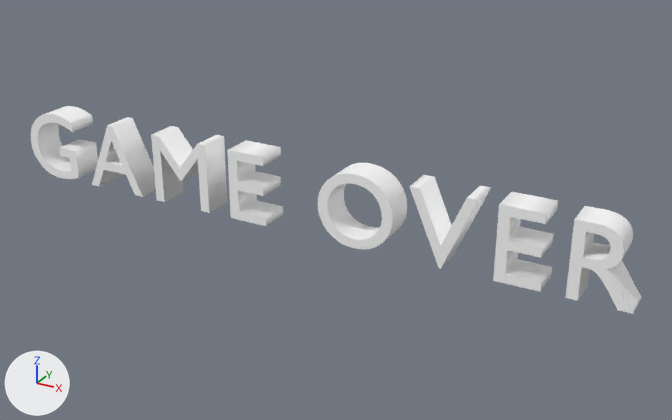
One commit to the OBJ model Resources/Models/gameover/gameover.obj: the scene before it, then after it.
Rendered twice from a 50 mm camera at (3.99, -6.71, 3.26) aimed at (0.25, 0.1, -0.15). Every picture has the same lights, and +X, +Y and +Z are marked at lower left. Where no turn or scale is listed for an object, it has been applied to the vertices. Vertices at the same position are counted once.

The scene before the commit, as lines of its bpy script (objects in view):
```python
me_テキスト = bpy.data.meshes.new('テキスト')
me_テキスト.from_pydata(...)  # 698 vertices, 1376 faces; spans x -3.26..2.98, y -0.15..0.15, z -0.35..0.35
me_テキスト.materials.append(mat_マテリアル)  # picture img_gameover_png
ob_テキスト = bpy.data.objects.new('テキスト', me_テキスト)
ob_テキスト.location = (0.0, 0.0, 0.0)
```
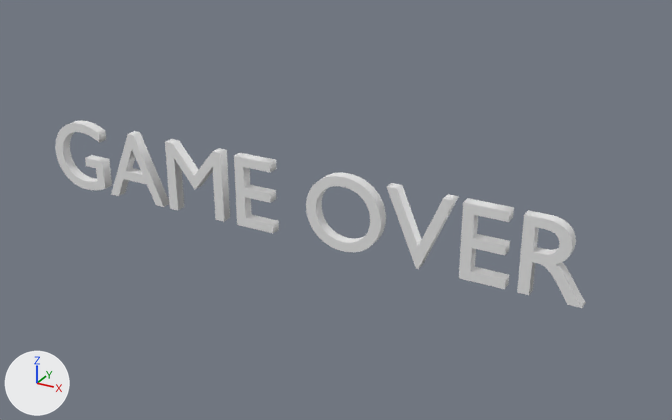
The change, as a diff of the scene's bpy script:
```diff
--- a/Resources/Models/gameover/gameover.obj.py
+++ b/Resources/Models/gameover/gameover.obj.py
@@ mat_none @@
+mat_none = principled_material('None')
+mat_none.base_color = (0.8, 0.8, 0.8)  # white #e7e7e7
+mat_none.roughness = 1.0
@@ me_テキスト @@
 me_テキスト.from_pydata(...)  # 698 vertices, 1376 faces; spans x -3.26..2.98, y -0.15..0.15, z -0.35..0.35
 # used by ob_テキスト; location = (0.0, 0.0, 0.0)
-me_テキスト.materials.append(mat_マテリアル)  # picture img_gameover_png
+# me_テキスト part 1: the loose piece of 188 vertices spanning x 2.46..2.98, y -0.15..0.15, z -0.35..0.34 is scaled about its middle by (1, 0.333, 1), then moved by (-0.37, -0.19, -0.01)
+# me_テキスト part 2: the loose piece of 24 vertices spanning x 1.86..2.25, y -0.15..0.15, z -0.35..0.34 is scaled about its middle by (1, 0.333, 1), then moved by (-0.27, -0.19, -0.01)
+# me_テキスト part 3: the loose piece of 14 vertices spanning x 1.08..1.68, y -0.15..0.15, z -0.35..0.34 is scaled about its middle by (1, 0.333, 1), then moved by (-0.17, -0.19, -0.01)
+# me_テキスト part 4: the loose piece of 192 vertices spanning x 0.2..0.93, y -0.15..0.15, z -0.35..0.35 is scaled about its middle by (1, 0.333, 1), then moved by (-0.07, -0.19, -0.01)
+# me_テキスト part 5: the loose piece of 24 vertices spanning x -0.75..-0.35, y -0.15..0.15, z -0.35..0.34 is scaled about its middle by (1, 0.333, 1), then moved by (0.13, -0.19, -0.01)
+# me_テキスト part 6: the loose piece of 30 vertices spanning x -1.63..-1.0, y -0.15..0.15, z -0.35..0.34 is scaled about its middle by (1, 0.333, 1), then moved by (0.23, -0.19, -0.01)
+# me_テキスト part 7: the loose piece of 22 vertices spanning x -2.47..-1.81, y -0.15..0.15, z -0.35..0.34 is scaled about its middle by (1, 0.333, 1), then moved by (0.33, -0.19, -0.01)
+# me_テキスト part 8: the loose piece of 204 vertices spanning x -3.26..-2.64, y -0.15..0.15, z -0.35..0.35 is scaled about its middle by (1, 0.333, 1), then moved by (0.43, -0.19, -0.01)
+me_テキスト.materials.append(mat_none)  # white #e7e7e7
```

Location of each change, (x1, y1, x2, y2) in pixels of the pictures (672 x 420 px; the box of a moved part takes in the faces that stretch with it):
'テキスト', recoloured, reshaped (13% narrower, 10% shorter): before (31, 106, 642, 314); after (55, 120, 586, 308)
part 1 of me_テキスト, moved or reshaped: before (566, 206, 642, 314); after (517, 210, 586, 308)
part 2 of me_テキスト, moved or reshaped: before (493, 192, 558, 292); after (459, 198, 514, 289)
part 3 of me_テキスト, moved or reshaped: before (409, 175, 491, 269); after (387, 183, 459, 269)
part 4 of me_テキスト, moved or reshaped: before (318, 163, 407, 249); after (306, 172, 386, 252)
part 5 of me_テキスト, moved or reshaped: before (227, 140, 283, 226); after (234, 153, 279, 233)
part 6 of me_テキスト, moved or reshaped: before (151, 126, 227, 213); after (165, 139, 230, 222)
part 7 of me_テキスト, moved or reshaped: before (92, 117, 156, 197); after (111, 131, 170, 207)
part 8 of me_テキスト, moved or reshaped: before (31, 106, 98, 179); after (55, 120, 112, 190)
